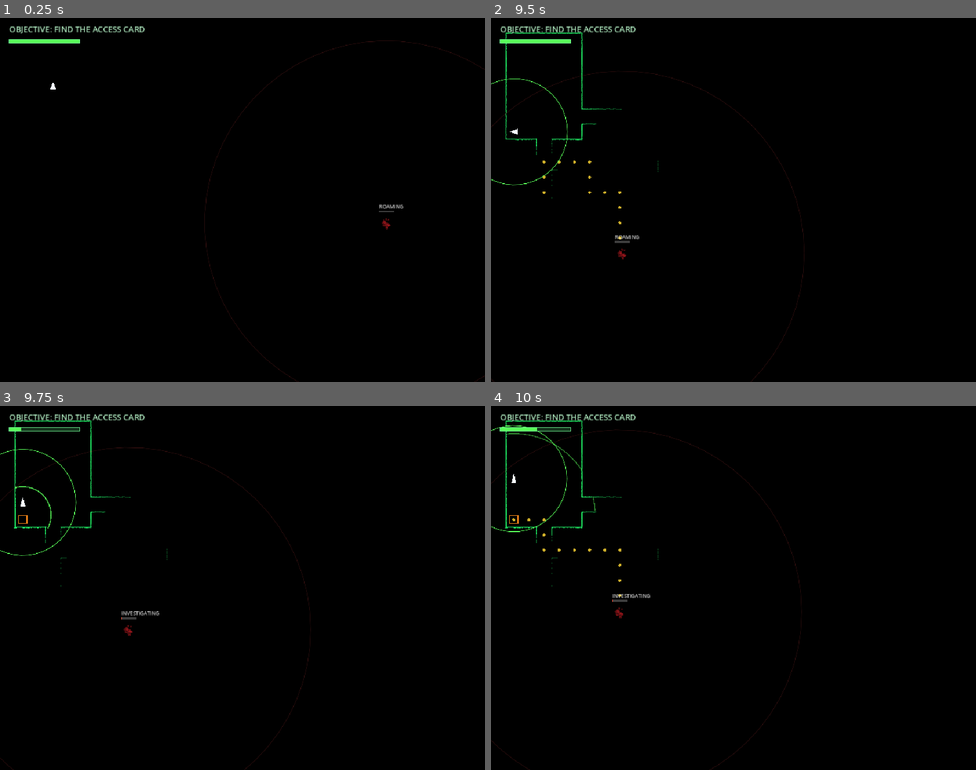
Above: before the commit, frames 1-4 (two rows, left to right).
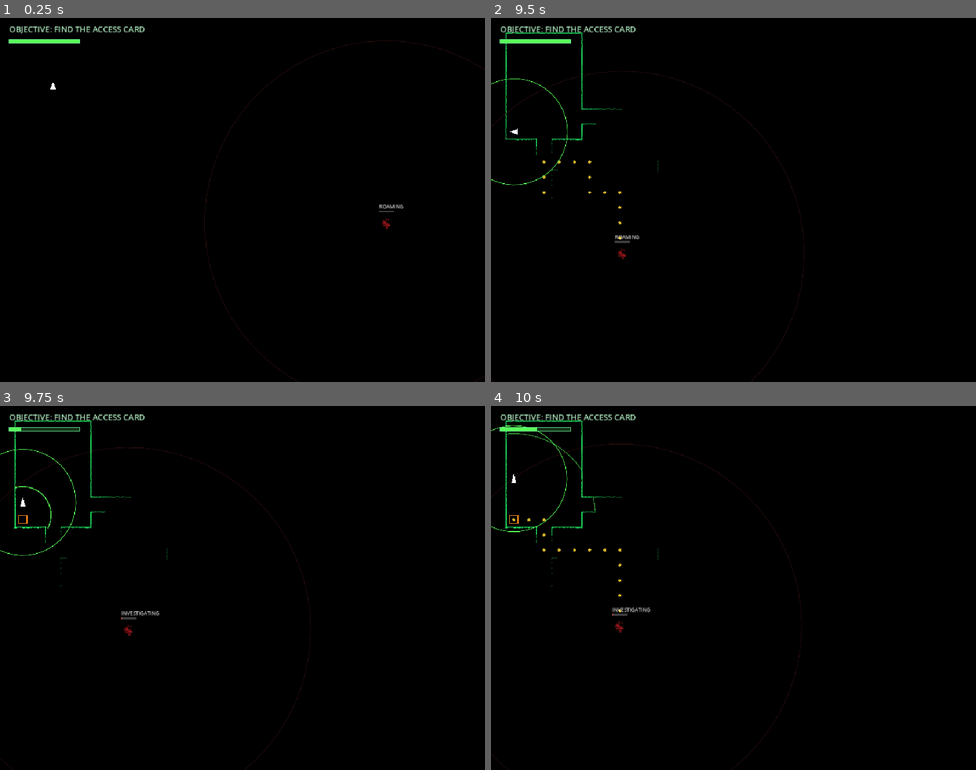
Above: after the commit, the same moments.

Repository: UnderstoodUseYourUsernameHere/Sonar
Game: Godot game, scene res://scenes/main.tscn
Same seed, same stepped clock (60 frames per second), same inputs: the game is played once before the commit and once after it.
Inputs (mouse positions are in pixels of both pictures, inside the frame that each line leads up to):
- Up to frame 1 (0.25 s): no input
- Up to frame 2 (9.5 s): tap Enter at 0.5 s; move the mouse to (840, 181) at 0.52 s; hold Right (move_right) 0.53-1.28 s; tap Space (ping) every 2.25 s from 0.6 to 7.35 s; click (840, 181) at 0.67 s; move the mouse to (636, 218) at 1.27 s; hold S (move_down) 1.28-2.03 s; tap Alt every 2.25 s from 1.35 to 8.1 s; move the mouse to (782, 119) at 2.02 s; hold Right (move_right) 2.03-2.78 s; tap Shift every 2.25 s from 2.1 to 8.85 s; move the mouse to (709, 272) at 2.77 s; hold W (move_up) 2.78-3.53 s; click (709, 272) at 2.92 s; move the mouse to (879, 254) at 3.52 s; hold Left (move_left) 3.53-5.03 s; move the mouse to (588, 145) at 4.27 s; move the mouse to (757, 200) at 5.02 s; hold S (move_down) 5.03-5.78 s; click (757, 200) at 5.17 s; move the mouse to (660, 109) at 5.77 s; hold Right (move_right) 5.78-6.53 s; move the mouse to (840, 181) at 6.52 s; hold W (move_up) 6.53-7.28 s; move the mouse to (636, 218) at 7.27 s; hold Right (move_right) 7.28-8.03 s; click (636, 218) at 7.42 s; move the mouse to (782, 119) at 8.02 s; hold S (move_down) 8.03-8.78 s; move the mouse to (709, 272) at 8.77 s; hold Left (move_left) from 8.78 s (still down)
- Up to frame 3 (9.75 s): move the mouse to (388, 642) at 9.52 s; release Left (move_left) at 9.53 s; hold W (move_up) from 9.53 s (still down); tap Space (ping) at 9.6 s; click (388, 642) at 9.67 s
- Up to frame 4 (10 s): keep holding W (move_up)

Frames 1-3 are identical in both runs. In frame 4, 0.6% of the frame differs, in the area x 0-65%, y 6-100%.

Commit message:
feat: monster pauses to listen after hearing a ping when not in hunting state

Diff:
--- a/scripts/main.gd
+++ b/scripts/main.gd
@@ -101,9 +101,10 @@
 const MONSTER_CLUSTER_RADIUS: float = TILE_SIZE * 0.38
 const MONSTER_SCAN_RADIUS: float  = TILE_SIZE * 0.42
 
+const MONSTER_LISTEN_PAUSE: float = 0.7
+
 const MONSTER_SCAN_RETURN_COLOR: Color = Color(1.0, 0.12, 0.20, 1.0)
 const MONSTER_SCAN_RETURN_DURATION: float = 3.0
-
 
 const CARD_COLOR: Color = Color(1.0, 0.82, 0.18, 1.0)
 const CARD_DIM_ALPHA: float = 0.30
@@ -263,6 +264,7 @@
 var monster_is_attacking: bool = false
 var monster_attack_remaining: float = 0.0
 var monster_attack_start_time: float = -1000.0
+var monster_listen_remaining: float = 0.0
 
 var card_cell: Vector2i = Vector2i.ZERO
 var card_draw_position: Vector2 = Vector2.ZERO
@@ -527,6 +529,12 @@
 	if monster_is_attacking and not is_monster_moving:
 		return
 
+	if monster_listen_remaining > 0.0:
+		monster_listen_remaining -= delta
+
+		if not is_monster_moving:
+			return
+
 	if is_monster_moving:
 		monster_move_elapsed += delta
 
@@ -1153,6 +1161,9 @@
 
 	var falloff: float = clampf(1.0 - (noise_distance / TILE_SIZE) / AWARENESS_FALLOFF_TILES, AWARENESS_FALLOFF_FLOOR, 1.0)
 	monster_awareness = minf(monster_awareness + last_noise_loudness * falloff, 1.0)
+
+	if last_noise_loudness >= AWARENESS_PER_PING and monster_state != MonsterState.HUNTING:
+		monster_listen_remaining = MONSTER_LISTEN_PAUSE
 
 	if monster_state == MonsterState.STALKING:
 		monster_stalk_quiet_time = 0.0
